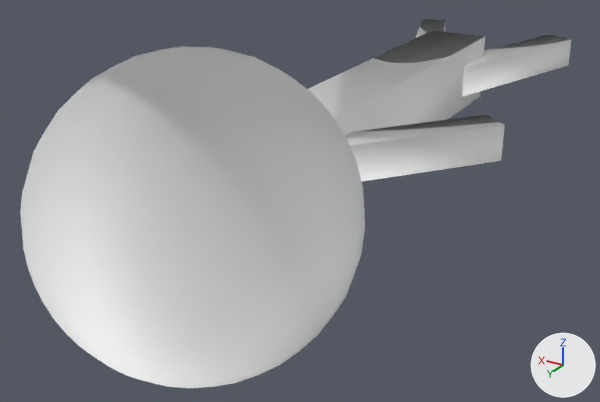
The glTF model Person.gltf as it was, and as the next commit left it.
One viewpoint serves both versions: a camera (50 mm lens) standing at (-2.01, 6.24, 1.54) and looking at (0.21, 2.55, -0.31). Arrows for +X, +Y and +Z are at lower right; the lights stay in place. Where no turn or scale is listed for an object, it has been applied to the vertices.

In view in the first picture: 'Node1'.
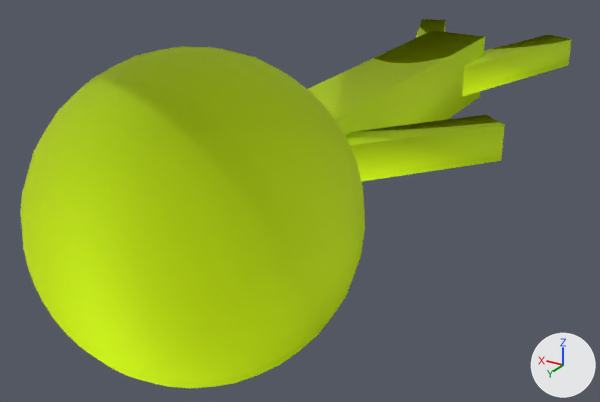
Diff of the bpy script that builds the scene:
```diff
--- a/Person.gltf.py
+++ b/Person.gltf.py
@@ mat_material_005 @@
 mat_material_005 = principled_material('Material.005')
-mat_material_005.base_color = (1.0, 1.0, 1.0)  # white #ffffff
+mat_material_005.base_color = (0.73, 1.0, 0.0)  # yellow #deff00
 mat_material_005.metallic = 0.5
@@ mat_material @@
 mat_material = principled_material('Material')
-mat_material.base_color = (1.0, 1.0, 1.0)  # white #ffffff
+mat_material.base_color = (0.73, 1.0, 0.0)  # yellow #deff00
 mat_material.metallic = 0.5
@@ mat_material_002 @@
 mat_material_002 = principled_material('Material.002')
-mat_material_002.base_color = (1.0, 1.0, 1.0)  # white #ffffff
+mat_material_002.base_color = (0.73, 1.0, 0.0)  # yellow #deff00
 mat_material_002.metallic = 0.5
@@ mat_material_003 @@
 mat_material_003 = principled_material('Material.003')
-mat_material_003.base_color = (1.0, 1.0, 1.0)  # white #ffffff
+mat_material_003.base_color = (0.731, 1.0, 0.0)  # yellow #deff00
 mat_material_003.metallic = 0.5
@@ mat_material_004 @@
 mat_material_004 = principled_material('Material.004')
-mat_material_004.base_color = (1.0, 1.0, 1.0)  # white #ffffff
+mat_material_004.base_color = (0.73, 1.0, 0.0)  # yellow #deff00
 mat_material_004.metallic = 0.5
```

Changed parts and their boxes (x1, y1, x2, y2) in the pictures (600 x 402 px):
'Node1', recoloured
    both: (20, 19, 572, 388)
